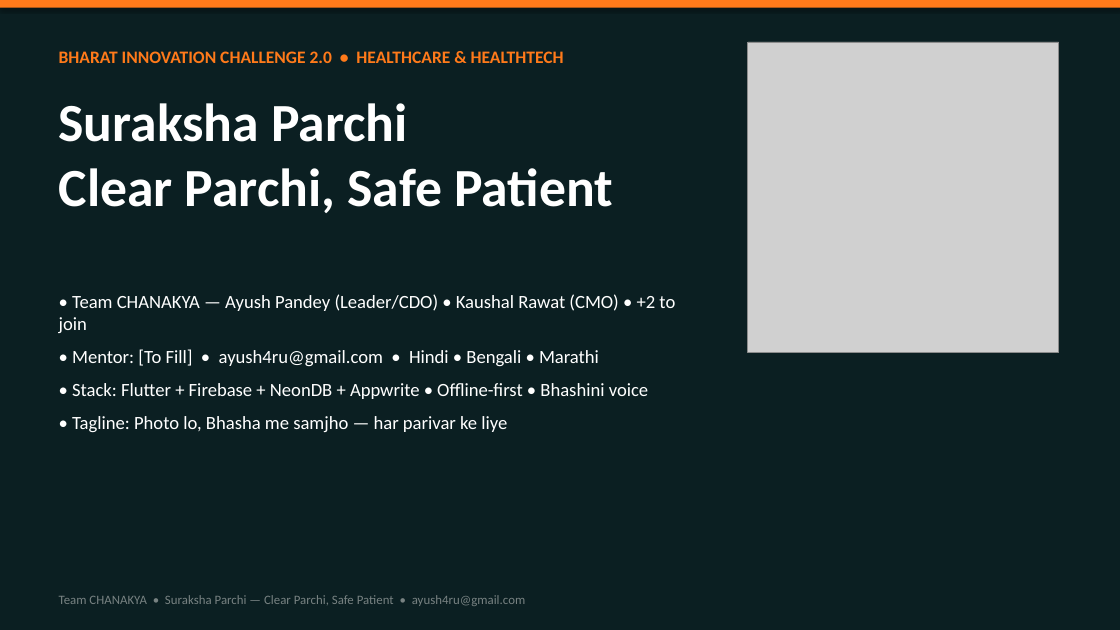
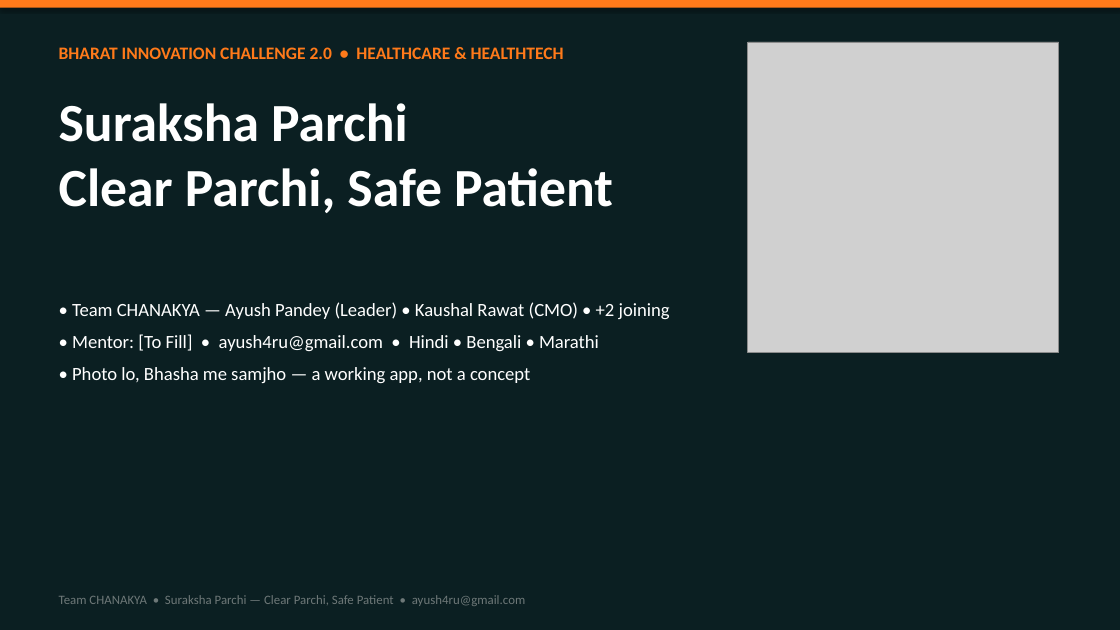
Before and after one commit to Sentinal-Corporations/suraksha-sharthi, a slide deck: slide 1 of ppt/CHANAKYA_SurakshaParchi.pptx. Drawn at 1120x630 pixels with LibreOffice and Linux fonts; fonts in the diff are those of the drawing; grey boxes stand for pictures. Boxes give left, top, right and bottom in pixels: in the first picture for what was removed or moved away, otherwise in the second. Text is boxed around its words. In the diff, an @@ line names an element or a change of style, - is before the commit and + after.

```diff
--- a/ppt/CHANAKYA_SurakshaParchi.pptx
+++ b/ppt/CHANAKYA_SurakshaParchi.pptx
@@ text "BHARAT INNOVATION CHALLENGE 2.0 • ...": place and size @@
-text "BHARAT INNOVATION CHALLENGE 2.0 • ..." at <box>59,51,564,63</box>
+text "BHARAT INNOVATION CHALLENGE 2.0 • ..." at <box>59,47,564,59</box>
@@ text "• Team CHANAKYA — Ayush ...": place and size @@
-text "• Team CHANAKYA — Ayush ..." at <box>59,294,675,432</box>
+text "• Team CHANAKYA — Ayush ..." at <box>72,302,670,383</box>
@@ text at <box>72,302,670,319</box>: text changed @@
-• Team CHANAKYA — Ayush Pandey (Leader/CDO) • Kaushal Rawat (CMO) • +2 to join
+• Team CHANAKYA — Ayush Pandey (Leader) • Kaushal Rawat (CMO) • +2 joining
@@ text at <box>72,334,599,351</box>: less space between paragraphs @@
@@ text at <box>72,367,530,383</box>: text changed @@
-• Stack: Flutter + Firebase + NeonDB + Appwrite • Offline-first • Bhashini voice
-• Tagline: Photo lo, Bhasha me samjho — har parivar ke liye
+• Photo lo, Bhasha me samjho — a working app, not a concept
```
Also in this commit, not shown: 10 other slides changed, 1 slide added, 1 slide removed, 2 other files.
